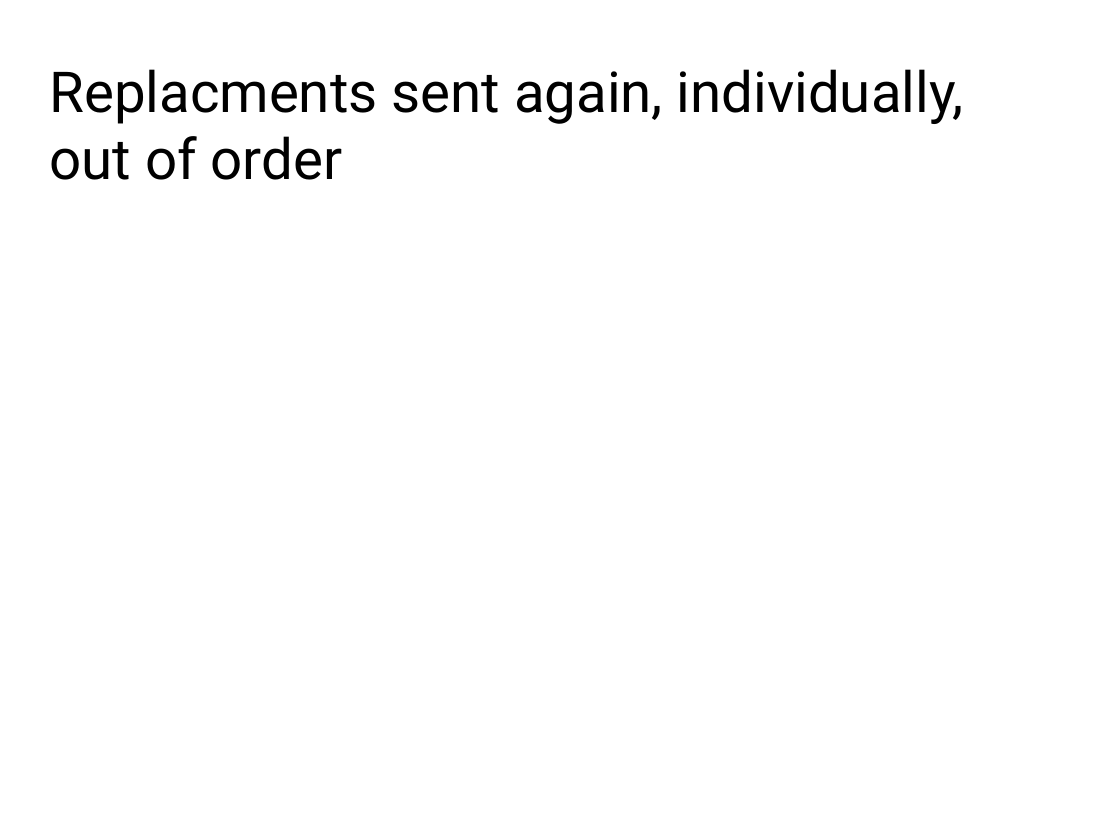
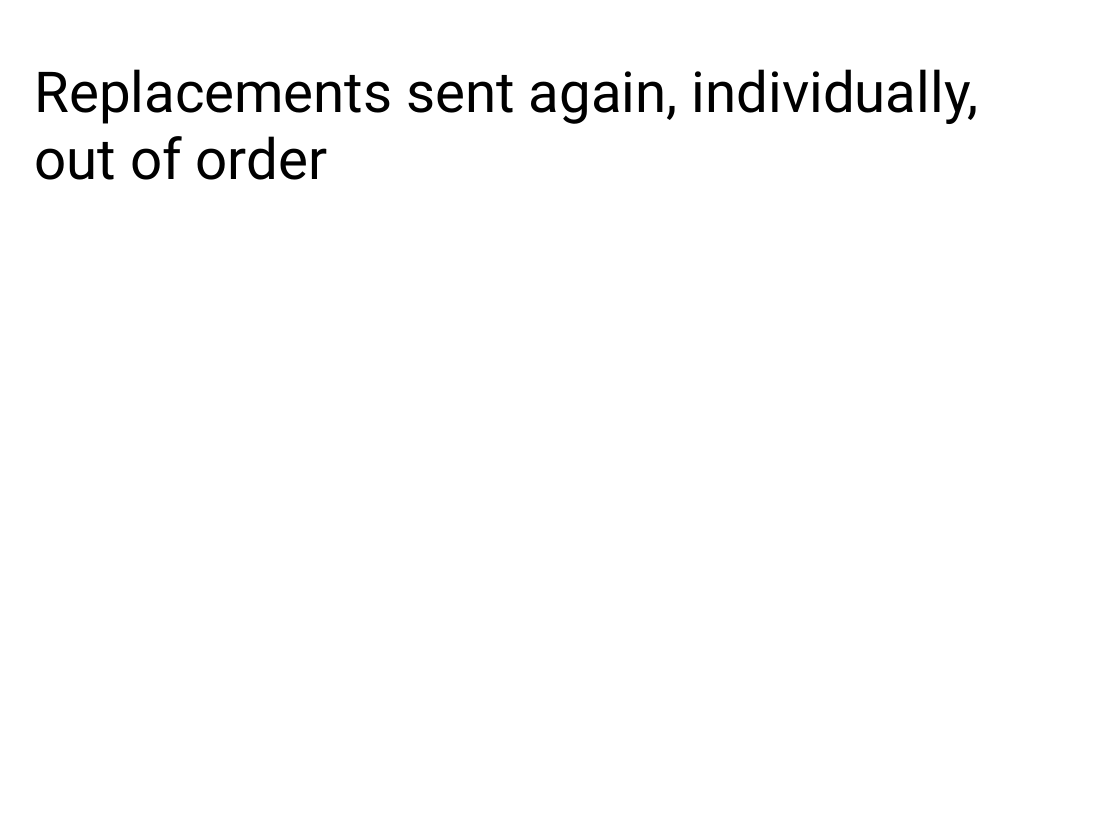
Before and after one commit to gregkh/presentation-linux-maintainer, a slide deck: slide 42 of maintainer.odp. Drawn at 1120x840 pixels with LibreOffice and Linux fonts; fonts in the diff are those of the drawing. Boxes give left, top, right and bottom in pixels: in the first picture for what was removed or moved away, otherwise in the second. Text is boxed around its words. In the diff, an @@ line names an element or a change of style, - is before the commit and + after.

```diff
--- a/maintainer.odp
+++ b/maintainer.odp
@@ text "Replacements sent again, individually,": place and size @@
-text "Replacements sent again, individually," at (49,69,964,180)
+text "Replacements sent again, individually," at (34,69,979,180)
@@ text at (34,69,979,124): text changed @@
-Replacments sent again, individually,
+Replacements sent again, individually,
```
Also in this commit, not shown: 1 other file.
